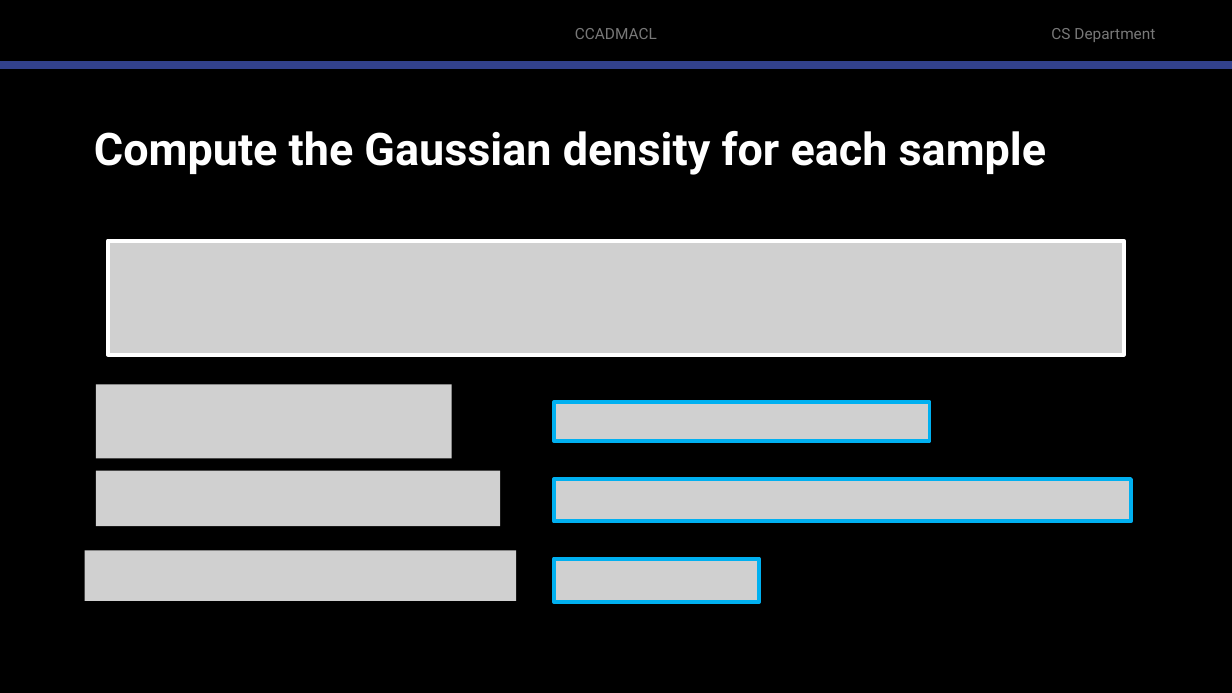
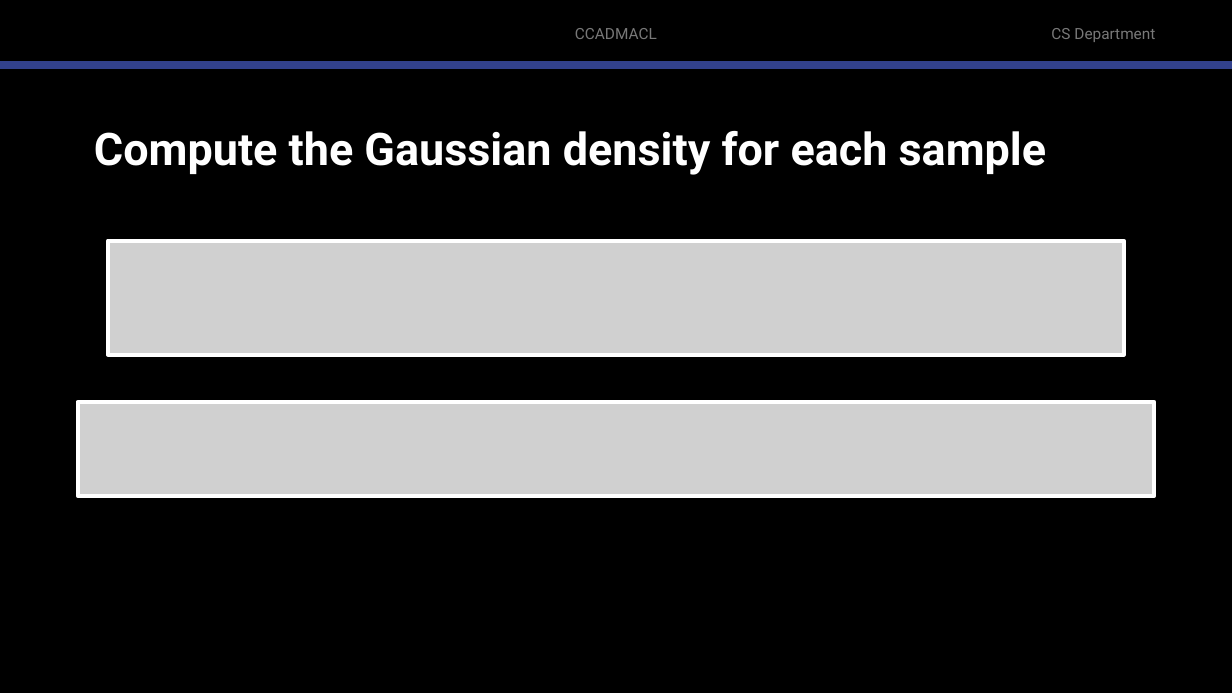
Before and after one commit to robitussin/CCADMACL, a slide deck: slide 65 of 8 - Gaussian Mixture Models/Introduction to Gaussian Mixture Models.pptx. Drawn at 1232x693 pixels with LibreOffice and Linux fonts; fonts in the diff are those of the drawing; grey boxes stand for pictures; background and template pictures are left out. Boxes give left, top, right and bottom in pixels: in the first picture for what was removed or moved away, otherwise in the second. Text is boxed around its words. In the diff, an @@ line names an element or a change of style, - is before the commit and + after.

```diff
--- a/8 - Gaussian Mixture Models/Introduction to Gaussian Mixture Models.pptx
+++ b/8 - Gaussian Mixture Models/Introduction to Gaussian Mixture Models.pptx
@@ picture removed at (96, 384, 452, 458) @@
@@ picture added at (78, 402, 1154, 496) @@
@@ picture removed at (555, 402, 931, 441) @@
@@ picture removed at (96, 470, 501, 526) @@
@@ picture removed at (555, 479, 1131, 521) @@
@@ picture removed at (85, 551, 517, 602) @@
@@ picture removed at (555, 559, 760, 603) @@
```
Also in this commit, not shown: 19 other slides changed, 1 slide added.
